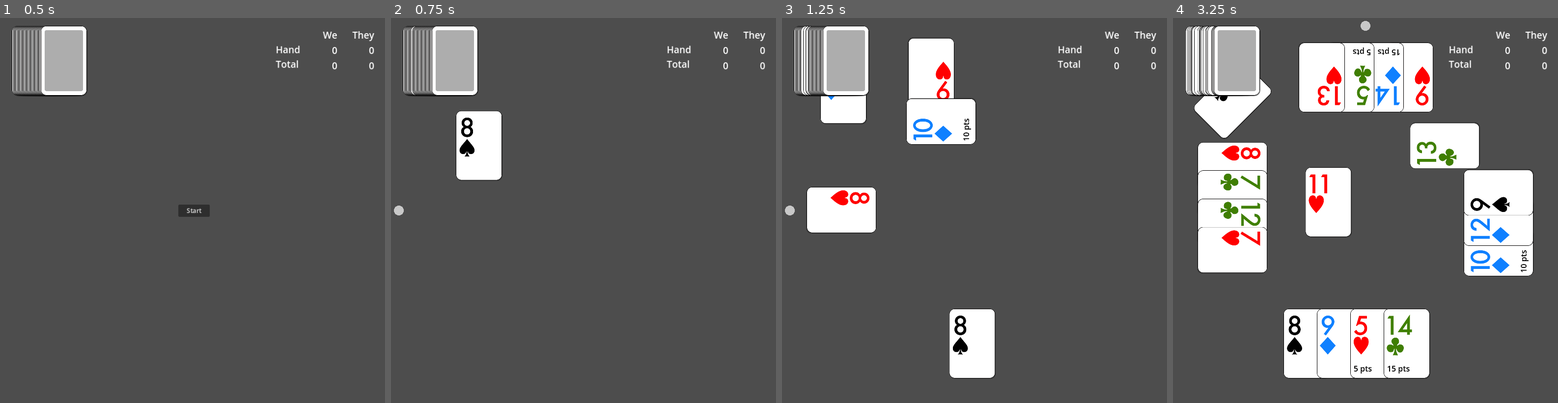
Above: before the commit, frames 1-4 (left to right).
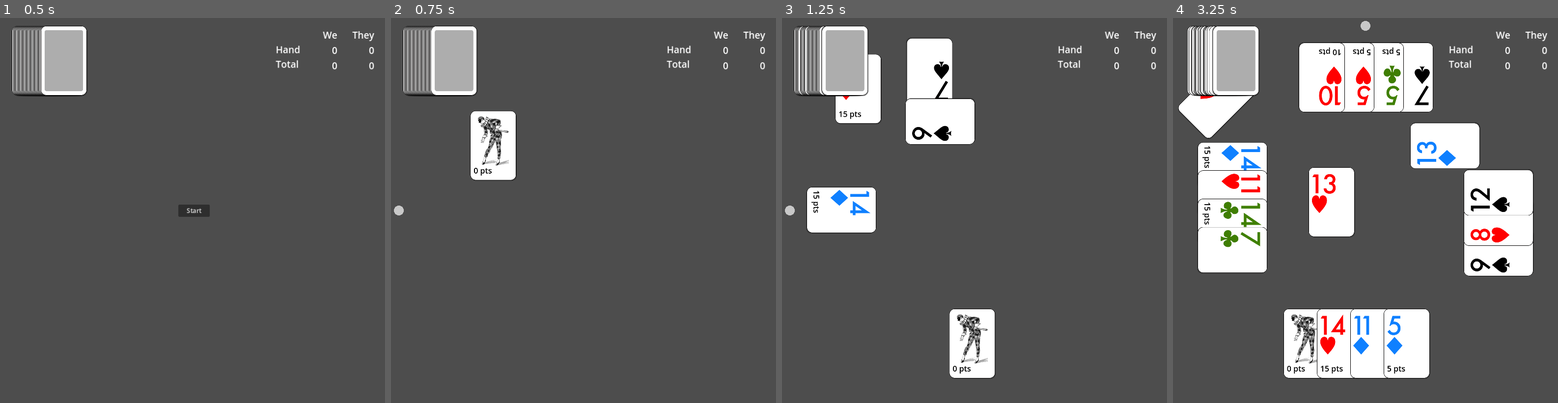
Above: after the commit, the same moments.

Repository: getzen/Whiskey
Game: Godot game, scene res://main.tscn
Same seed, same stepped clock (60 frames per second), same inputs: the game is played once before the commit and once after it.
Inputs (mouse positions are in pixels of both pictures, inside the frame that each line leads up to):
- Up to frame 1 (0.5 s): no input
- Up to frame 2 (0.75 s): click "Start" at 0.5 s
- Up to frame 3 (1.25 s): no input
- Up to frame 4 (3.25 s): move the mouse to (1450, 191) at 1.27 s; click (1450, 191) at 1.42 s; move the mouse to (1288, 229) at 2.02 s; click (1288, 229) at 2.17 s; move the mouse to (1404, 125) at 2.77 s; click (1404, 125) at 2.92 s

Frame 1 is identical in both runs. In frame 2, 2.0% of the frame differs, in the area x 5-33%, y 2-43%; in frame 3, 3.1%; in frame 4, 7.0%, in the area x 1-93%, y 2-93%.

Commit message:
Switch to better card click detection system

Diff:
--- a/CardNode.gd
+++ b/CardNode.gd
@@ -1,13 +1,15 @@
 class_name CardNode
 extends Sprite2D
 
-signal card_pressed(id)
+signal mouse_entered(id)
+signal mouse_exited(id)
 
 var id: int
 var face_texture: Texture2D
 var back_texture: Texture2D
 var eligible: int = -1  # -1 = eligibility turned off
 var is_joker: bool # needed for proper points display
+
 
 # new/_init funcs are not automatically called when a scene is instantiated.
 func setup(card: Card) -> void:
@@ -20,6 +22,11 @@
 	self.is_joker = card.suit == Card.Suit.JOKER
 	self.set_points(card.points)
 	self.set_eligibility(-1)
+
+	# Set the Area2D click detection shape.
+	var shape = RectangleShape2D.new() as RectangleShape2D
+	shape.size = get_rect().size # get_rect() accounts for scale
+	$Area2D/CollisionShape2D.shape = shape
 
 func tex_path_for(card: Card) -> String:
 	var path = 'res://images/cards/'
@@ -46,7 +53,7 @@
 
 # Called when the node enters the scene tree for the first time.
 func _ready():
-	pass # Replace with function body.
+	pass
 
 # Called every frame. 'delta' is the elapsed time since the previous frame.
 func _process(_delta):
@@ -78,11 +85,8 @@
 		texture = back_texture
 	$PointsLabel.visible = up
 
-# Pick up any events that haven't been captured by controls ('unhandled').
-func _unhandled_input(event: InputEvent) -> void:
-	if event is InputEventMouseButton and event.pressed and event.button_index == MOUSE_BUTTON_LEFT:
-		# Convert the event position to local, including rotation.
-		if get_rect().has_point(to_local(event.position)):
-			emit_signal("card_pressed", self.id)
-			# Stop propagation of event.
-			get_tree().get_root().set_input_as_handled()
+func _on_area_2d_mouse_entered() -> void:
+	emit_signal("mouse_entered", self.id)
+
+func _on_area_2d_mouse_exited() -> void:
+	emit_signal("mouse_exited", self.id)
--- a/Main.gd
+++ b/Main.gd
@@ -20,12 +20,14 @@
 
 	self.view = get_node('View')
 	self.view.bid_made.connect(self._on_bid_made)
+	self.view.card_pressed.connect(self._on_card_pressed)
 
 	# *** Since Game does not use:
 	# await get_tree().create_timer(0.1).timeout
 	# any longer, Game does not need to be a node nor added to scene tree.
 	var resource = preload("res://game.tscn")
 	self.game = resource.instantiate() as Game
+
 	self.game.active_player_updated.connect(self.view._on_active_player_updated)
 	self.game.card_created.connect(self._on_card_created)
 	self.game.hand_updated.connect(self.view._on_hand_updated)
@@ -39,8 +41,6 @@
 	self.game.trick_awarded.connect(self._on_trick_awarded)
 	self.game.points_updated.connect(self.view._on_points_updated)
 	self.game.joker_updated.connect(self.view._on_joker_updated)
-
-	self.add_child(self.game)
 	self.game.setup(4)
 
 
@@ -75,12 +75,13 @@
 
 func _on_card_created(card: Card):
 	var card_node = self.view.create_card_node(card)
-	card_node.card_pressed.connect(self._on_card_pressed)
+	#card_node.card_pressed.connect(self._on_card_pressed)
 
 func _on_start_button_pressed() -> void:
 	$View/GUI/StartButton.visible = false
 	self.game.start()
 
+# signal sent by View
 func _on_card_pressed(id: int):
 	var card_node = self.view.find_card_node(id) as CardNode
 	if card_node.eligible == 1:
--- a/View.gd
+++ b/View.gd
@@ -1,6 +1,7 @@
 class_name View
 extends CanvasLayer
 
+signal card_pressed(id)
 signal bid_made(bid)
 
 var player_count = 4
@@ -15,6 +16,8 @@
 
 var trump_suit: Sprite2D
 var play_outline: Sprite2D
+
+var mouse_over_card_ids: Dictionary
 
 # Called when the node enters the scene tree for the first time.
 func _ready():
@@ -45,6 +48,21 @@
 func _process(_delta):
 	pass
 
+func _input(event: InputEvent) -> void:
+	if event is InputEventMouseButton && event.is_released():
+		if !self.mouse_over_card_ids.is_empty():
+			# find card with highest z index
+			var highest_z = -1000
+			var highest_id = 0
+			for id in self.mouse_over_card_ids:
+				var card_node_z = self.find_card_node(id).z_index
+				if card_node_z > highest_z:
+					highest_z = card_node_z
+					highest_id = id
+			emit_signal("card_pressed", highest_id)
+			get_tree().get_root().set_input_as_handled()
+
+
 func find_card_node(id: int) -> CardNode:
 	return find_child(str(id), true, false) as CardNode
 
@@ -132,8 +150,18 @@
 	card_node.position = self.deck_position(card.id)
 	card_node.z_index = card.id
 	card_node.set_face_up(card.face_up)
+	card_node.mouse_entered.connect(self._on_mouse_entered_card)
+	card_node.mouse_exited.connect(self._on_mouse_exited_card)
 	$Cards.add_child(card_node)
 	return card_node
+
+# Sent by CardNode Area2D
+func _on_mouse_entered_card(id: int) -> void:
+	self.mouse_over_card_ids[id] = true
+
+# Sent by CardNode Area2D
+func _on_mouse_exited_card(id: int) -> void:
+	self.mouse_over_card_ids.erase(id)
 
 func _on_active_player_updated(player: int, game_state: Game.State):
 	$GUI/ActivePlayer.visible = true
--- a/card_node.tscn
+++ b/card_node.tscn
@@ -1,9 +1,11 @@
-[gd_scene load_steps=3 format=3 uid="uid://cly5bmkuvct18"]
+[gd_scene load_steps=4 format=3 uid="uid://cly5bmkuvct18"]
 
 [ext_resource type="Script" path="res://CardNode.gd" id="1_tea1e"]
 
 [sub_resource type="Theme" id="Theme_1hc2o"]
 default_font_size = 40
+
+[sub_resource type="RectangleShape2D" id="RectangleShape2D_st4vi"]
 
 [node name="CardNode" type="Sprite2D"]
 script = ExtResource("1_tea1e")
@@ -16,3 +18,11 @@
 offset_bottom = 151.0
 theme = SubResource("Theme_1hc2o")
 text = "15 pts"
+
+[node name="Area2D" type="Area2D" parent="."]
+
+[node name="CollisionShape2D" type="CollisionShape2D" parent="Area2D"]
+shape = SubResource("RectangleShape2D_st4vi")
+
+[connection signal="mouse_entered" from="Area2D" to="." method="_on_area_2d_mouse_entered"]
+[connection signal="mouse_exited" from="Area2D" to="." method="_on_area_2d_mouse_exited"]
